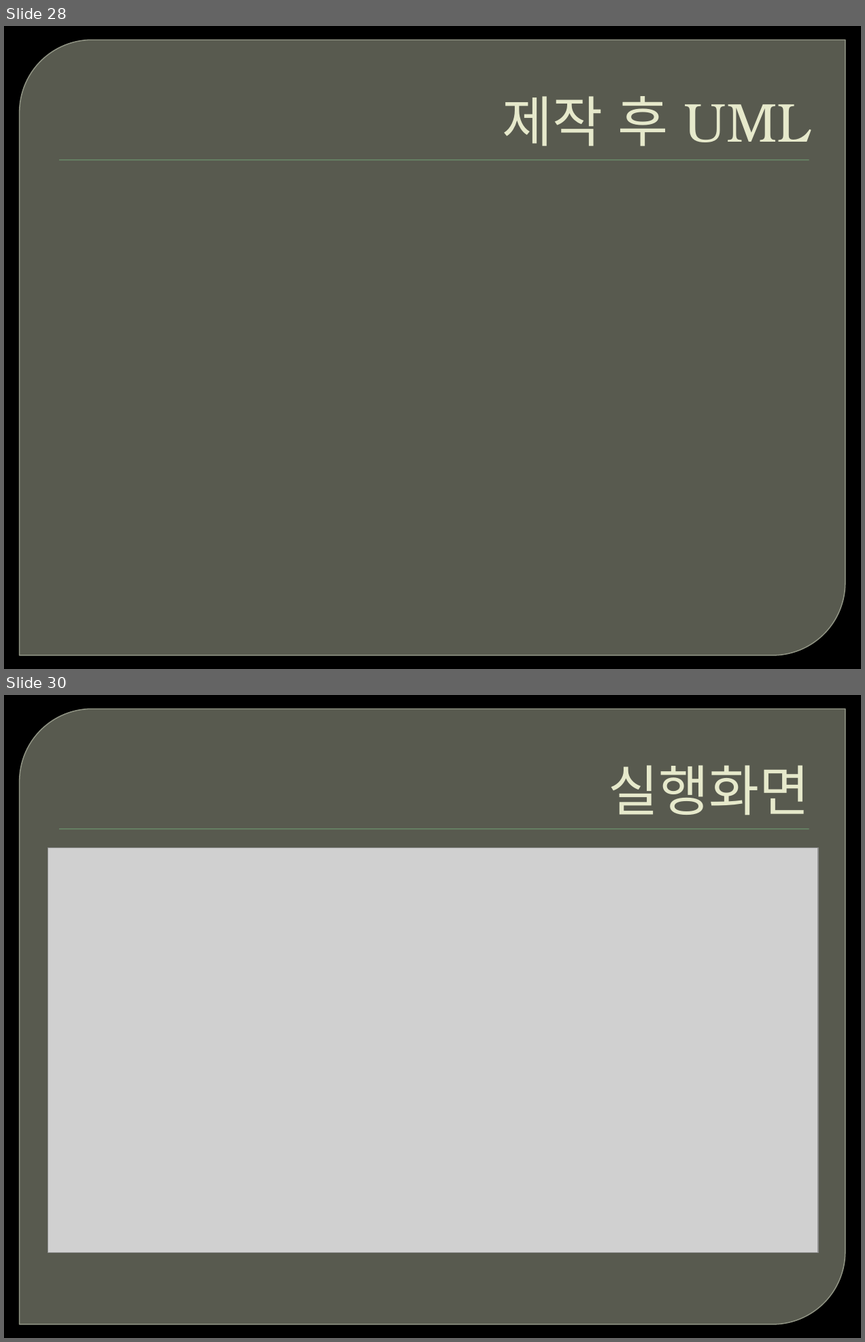
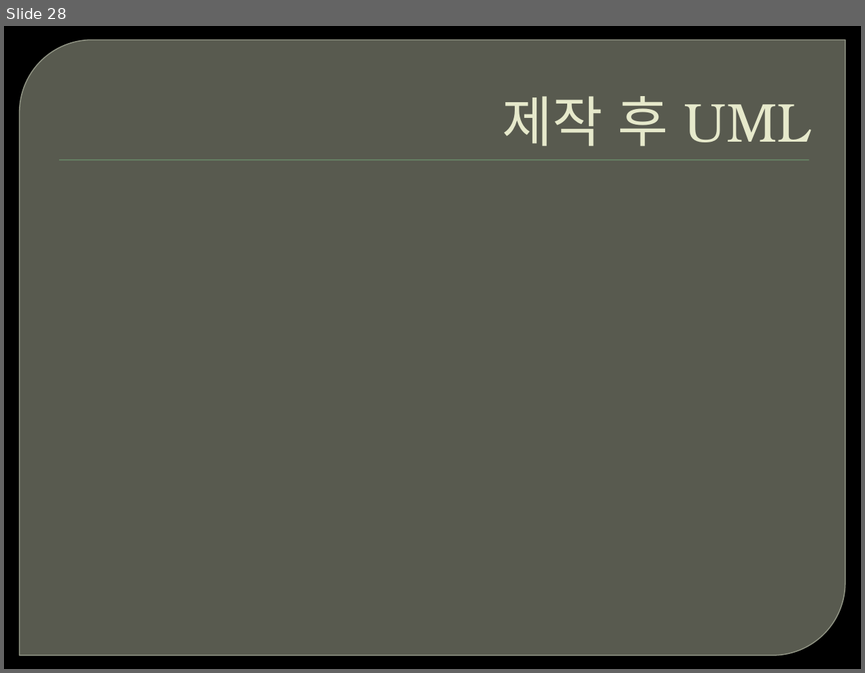
Before and after one commit to GPC-InhaUniv/Assets, a slide deck: kim/Quest/The Quest.pptx. Shown one above the other, each under a label of ours: slides 28 and 30 before the commit, slide 28 after it; the slides between them are not shown. The pictures are 865x1342 and 865x673 pixels, drawn with LibreOffice and Linux fonts; fonts in the diff are those of the drawing; grey boxes stand for pictures; background and template pictures are left out. Boxes give left, top, right and bottom in pixels: in the first picture for what was removed or moved away, otherwise in the second. Text is boxed around its words. In the diff, an @@ line names an element or a change of style, - is before the commit and + after.

```diff
--- a/kim/Quest/The Quest.pptx
+++ b/kim/Quest/The Quest.pptx
@@ slide 30 removed at (x1=4, y1=695, x2=861, y2=1338), background picture (left out); not listed: 2 template elements that a slide beside it also shows @@
@@ title removed at (x1=608, y1=765, x2=809, y2=815) @@
-실행화면
@@ picture removed at (x1=48, y1=847, x2=818, y2=1252) @@
```
Also in this commit, not shown: 1 slide changed, 2 other slides removed, 3 other files.
